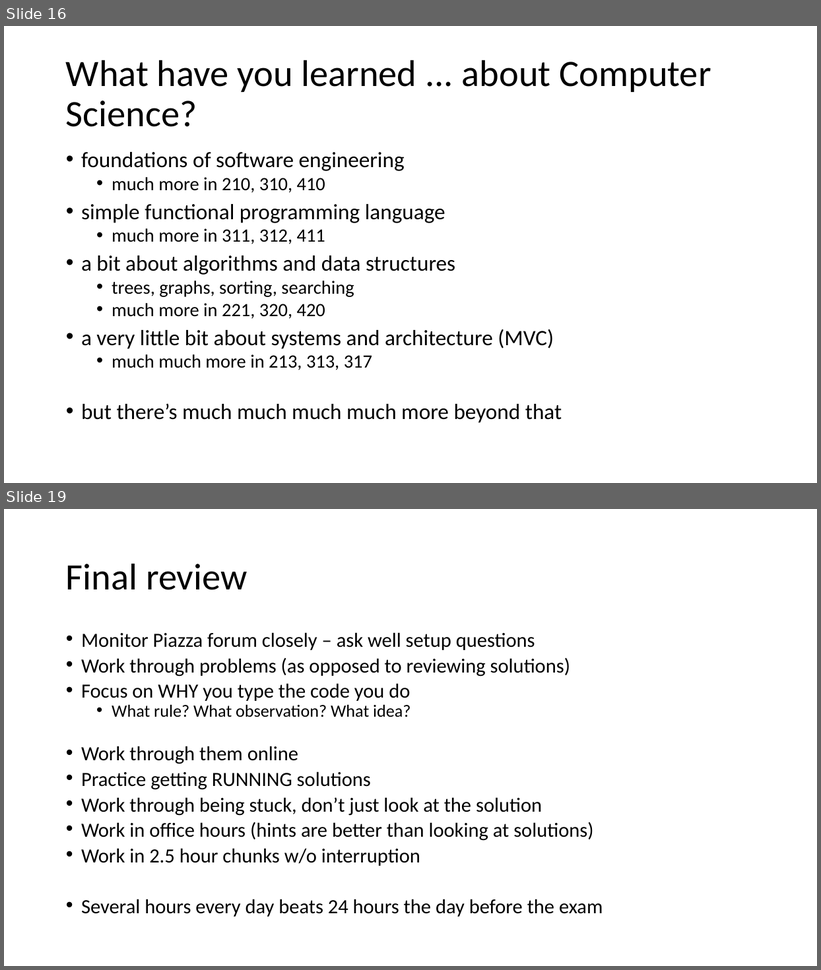
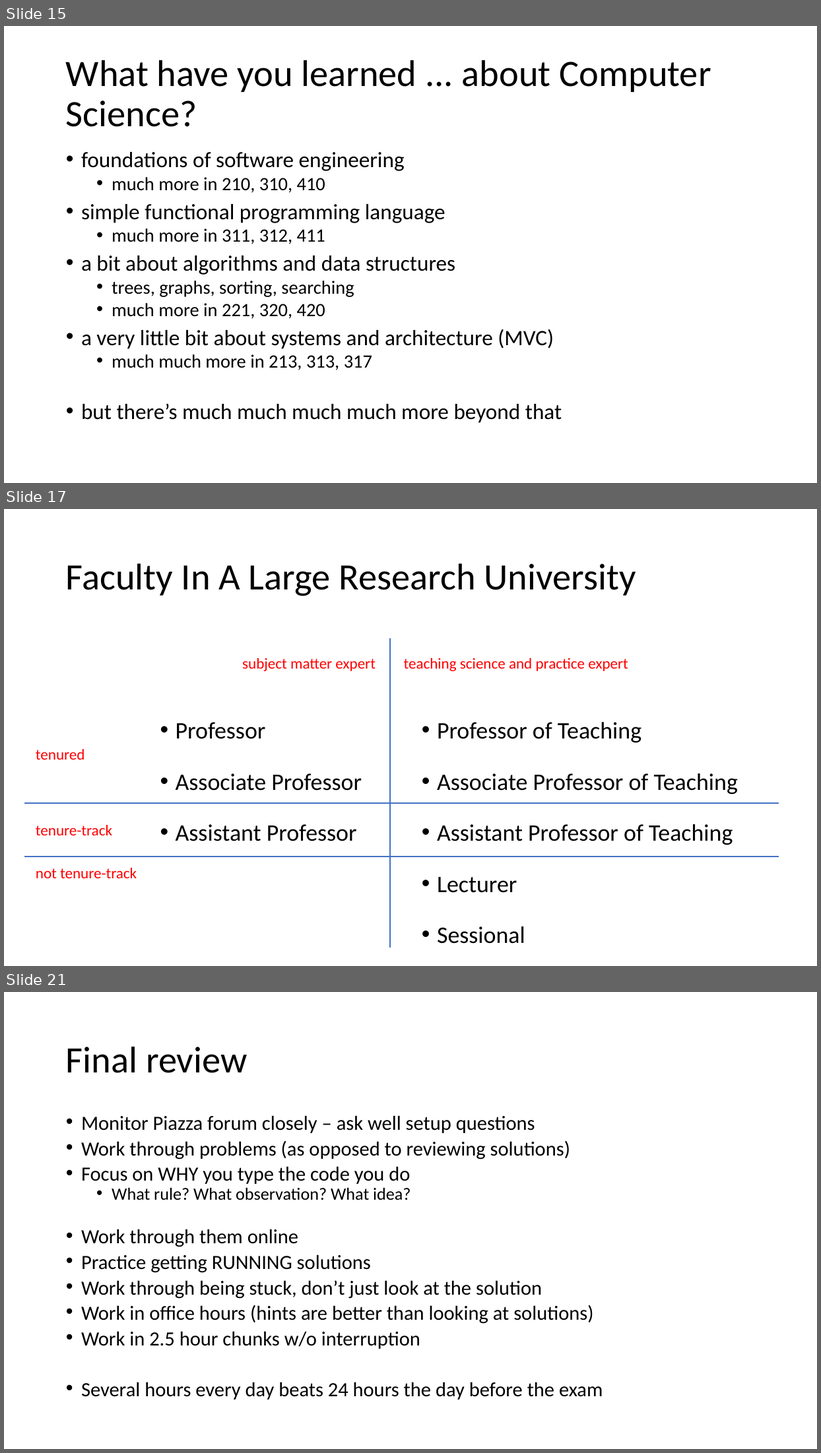
Before and after one commit to GregorKiczales/spd-materials, a slide deck: instructor/l23/lec23-wrap.pptx. Shown one above the other, each under a label of ours: slides 16 and 19 before the commit, slides 15, 17 and 21 after it; the slides between them are not shown. The pictures are 821x970 and 821x1453 pixels, drawn with LibreOffice and Linux fonts; fonts in the diff are those of the drawing. Boxes give left, top, right and bottom in pixels: in the first picture for what was removed or moved away, otherwise in the second. Text is boxed around its words. In the diff, an @@ line names an element or a change of style, - is before the commit and + after.

```diff
--- a/instructor/l23/lec23-wrap.pptx
+++ b/instructor/l23/lec23-wrap.pptx
@@ slide 17 added at [4,509,817,966], background #FFFFFF @@
@@ title added at [66,563,636,596], 44 pt, text #000000 @@
+Faculty In A Large Research University
@@ line added from (390, 638) to (390, 948), #4472C4 1.5 pt @@
@@ text added at [242,658,375,671], 18 pt, text #FF0000 @@
+subject matter expert
@@ text added at [404,658,628,671], 18 pt, text #FF0000 @@
+teaching science and practice expert
@@ text added at [176,722,362,842], 28 pt, text #000000 @@
+• Professor
+• Associate Professor
+• Assistant Professor
@@ text added at [437,722,738,944], 28 pt, text #000000 @@
+• Professor of Teaching
+• Associate Professor of Teaching
+• Assistant Professor of Teaching
+• Lecturer
+• Sessional
@@ text added at [36,749,85,760], 18 pt, text #FF0000 @@
+tenured
@@ line added from (24, 803) to (780, 803), #4472C4 1.5 pt @@
@@ text added at [36,825,112,836], 18 pt, text #FF0000 @@
+tenure-track
@@ line added from (24, 857) to (780, 857), #4472C4 1.5 pt @@
@@ text added at [36,868,137,879], 18 pt, text #FF0000 @@
+not tenure-track
@@ what was slide 16 is now slide 15 @@
@@ what was slide 19 is now slide 21 @@
```
Also in this commit, not shown: 2 slides changed, 5 other slides added, 4 slides removed, 14 other files.
